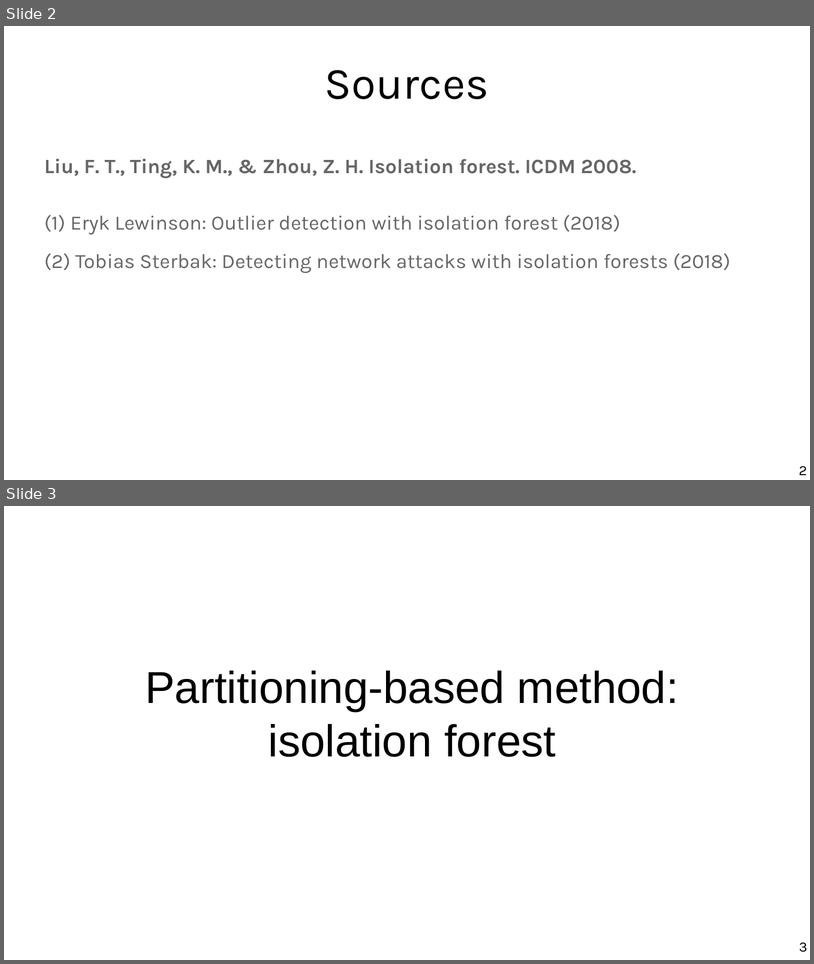
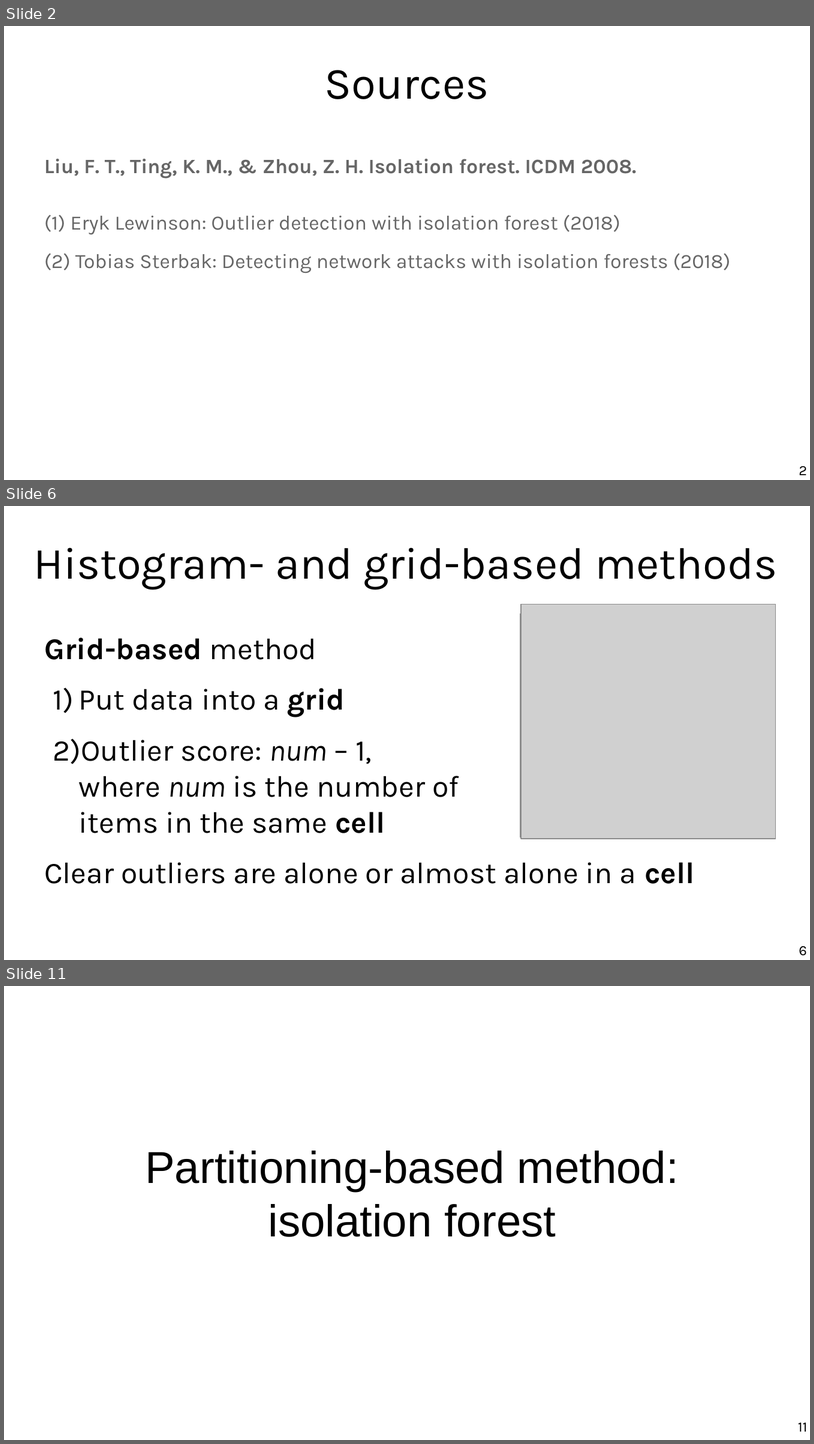
Before and after one commit to marco-calautti/data-mining-course, a slide deck: theory/odp/tt21_outliers_isolation.odp. Shown one above the other, each under a label of ours: slides 2 and 3 before the commit, slides 2, 6 and 11 after it; the slides between them are not shown. The pictures are 814x964 and 814x1444 pixels, drawn with LibreOffice and Linux fonts; fonts in the diff are those of the drawing; grey boxes stand for pictures. Boxes give left, top, right and bottom in pixels: in the first picture for what was removed or moved away, otherwise in the second. Text is boxed around its words. In the diff, an @@ line names an element or a change of style, - is before the commit and + after.

```diff
--- a/theory/odp/tt21_outliers_isolation.odp
+++ b/theory/odp/tt21_outliers_isolation.odp
@@ slide 6 added at [4,506,810,960], background #FFFFFF @@
@@ title added at [33,547,778,589], 44 pt, text #000000 @@
+Histogram- and grid-based methods
@@ picture added at [521,613,771,837] @@
@@ picture added at [521,604,776,838] @@
@@ text added at [44,637,695,883], 29.6 pt, text #000000 @@
+Grid-based method
+1) Put data into a grid
+2) Outlier score: num – 1,
+   where num is the number of
+   items in the same cell
+Clear outliers are alone or almost alone in a cell
@@ page number added at [799,946,807,955], 14 pt, text #000000 @@
+6
@@ what was slide 3 is now slide 11 @@
@@ page number at [798,1422,808,1431]: text changed @@
-3
+11
```
Also in this commit, not shown: 11 slides changed, 8 other slides added, 1 slide removed, 2 other files.
